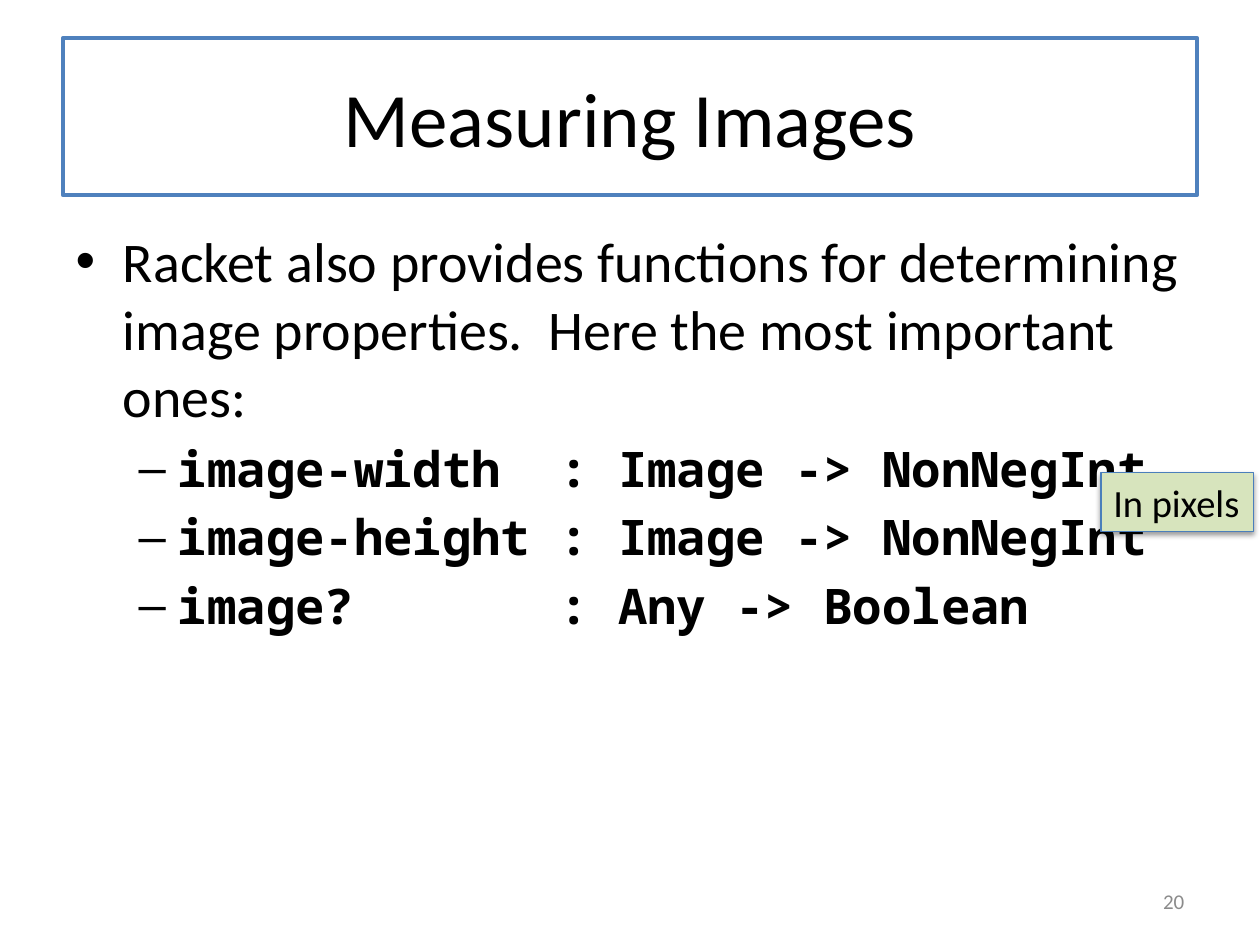
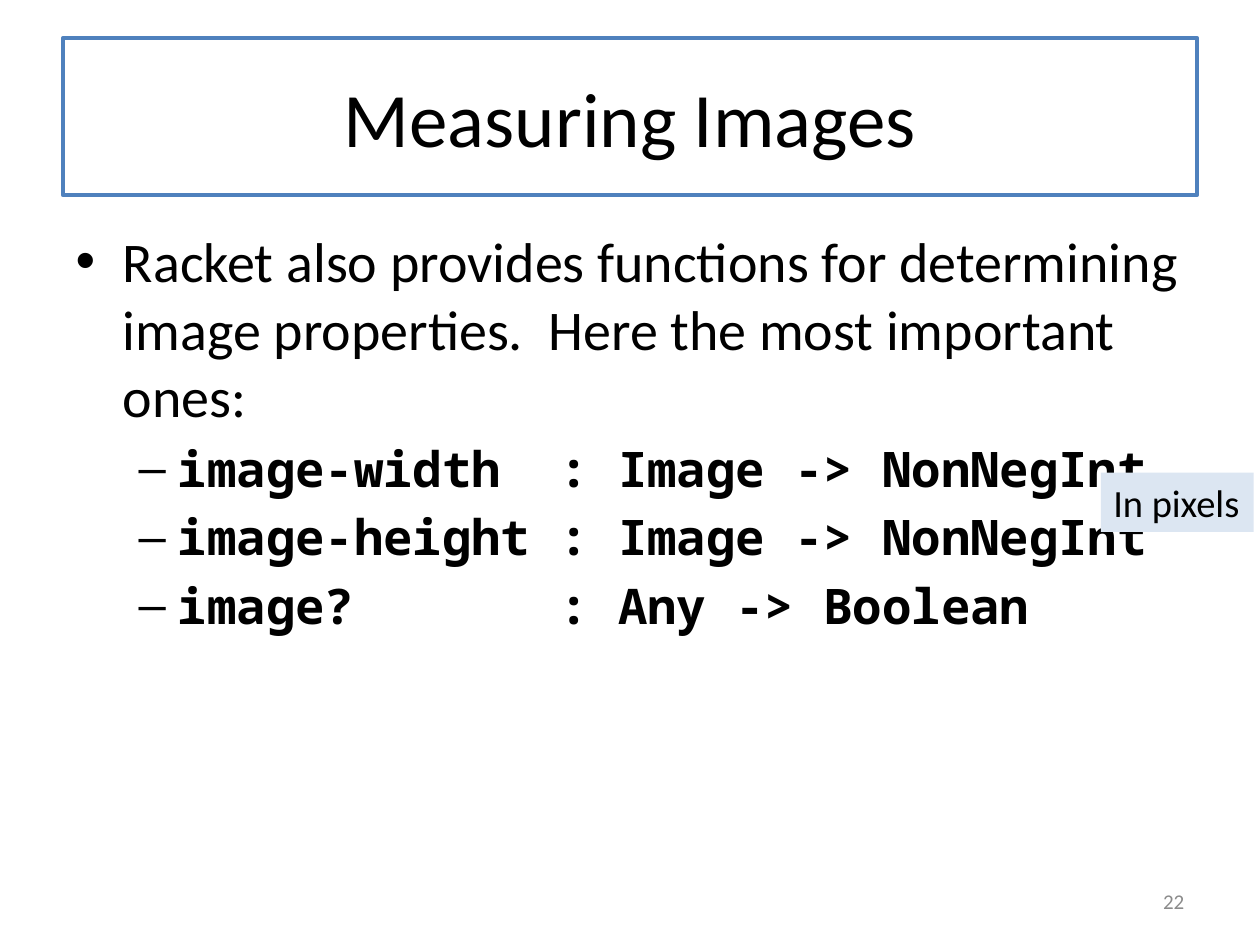
Before and after one commit to mwand/cs5010f17, a slide deck: slide 22 of Slides/Lesson 3.1 Working with images and scenes.pptx (slide 20 before the commit). Drawn at 1260x945 pixels with LibreOffice and Linux fonts; fonts in the diff are those of the drawing. Boxes give left, top, right and bottom in pixels: in the first picture for what was removed or moved away, otherwise in the second. Text is boxed around its words. In the diff, an @@ line names an element or a change of style, - is before the commit and + after.

```diff
--- a/Slides/Lesson 3.1 Working with images and scenes.pptx
+++ b/Slides/Lesson 3.1 Working with images and scenes.pptx
@@ rectangle "In pixels" at [1101, 472, 1254, 532]: fill #D7E4BD to #DCE6F2; outline #4B7EBC 0.75 pt to none; shadow off @@
@@ page number at [1163, 895, 1184, 909]: text changed @@
-20
+22
```
Also in this commit, not shown: 9 other slides changed, 2 slides added, 1 slide removed, 21 other files.
